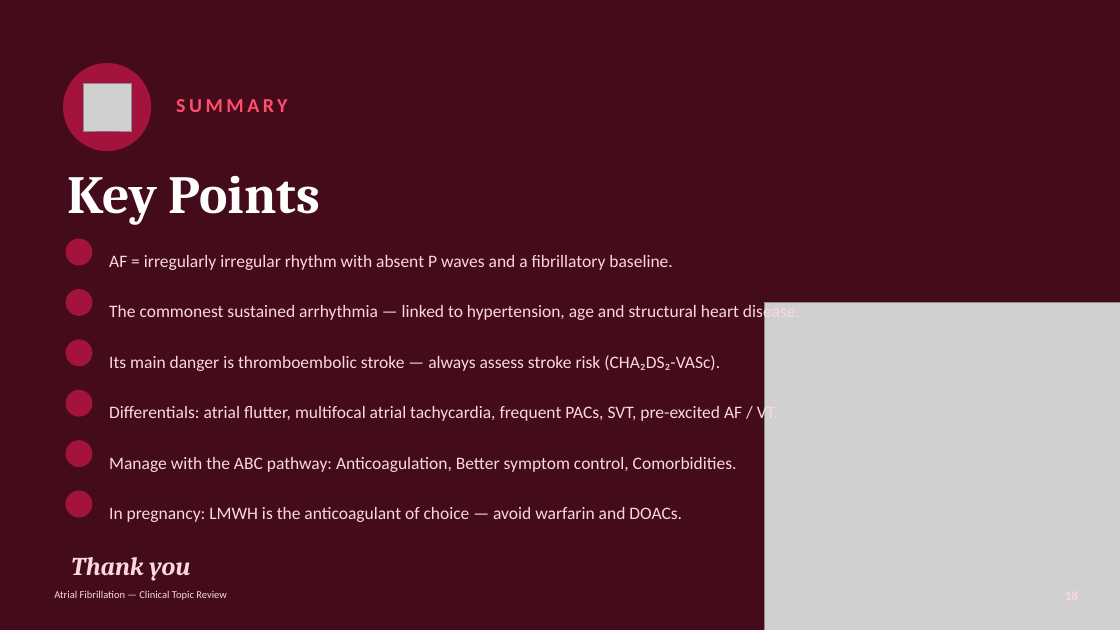
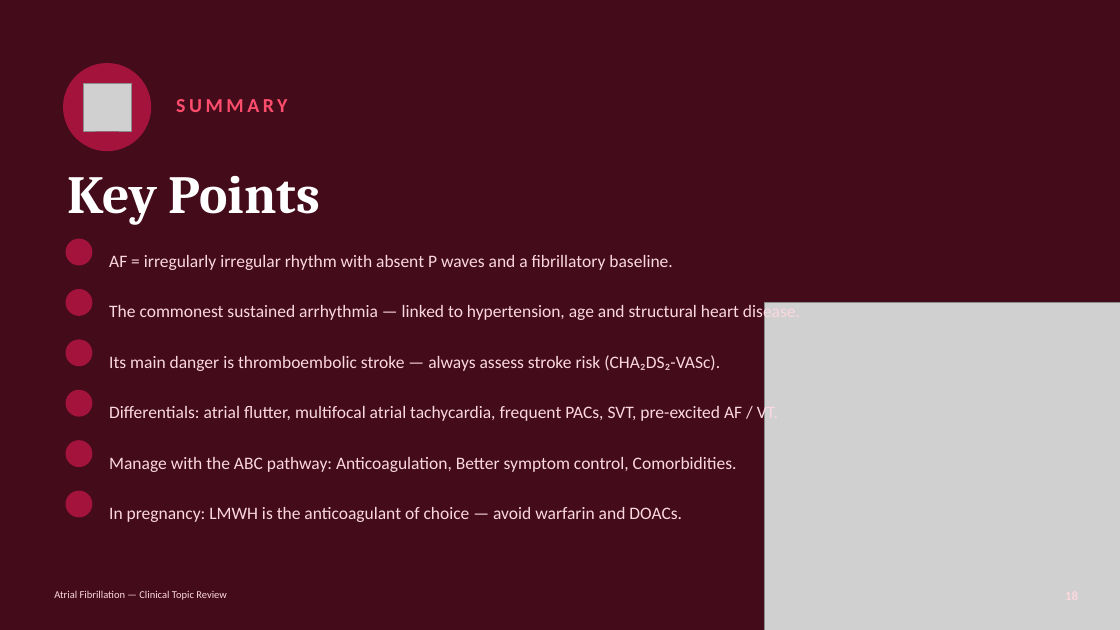
Before and after one commit to Waqar-msx9t/Waqar-msx9t.github.io, a slide deck: slide 18 of presentations/Atrial-Fibrillation-Topic-Review.pptx. Drawn at 1120x630 pixels with LibreOffice and Linux fonts; fonts in the diff are those of the drawing; grey boxes stand for pictures; background and template pictures are left out. Boxes give left, top, right and bottom in pixels: in the first picture for what was removed or moved away, otherwise in the second. Text is boxed around its words. In the diff, an @@ line names an element or a change of style, - is before the commit and + after.

```diff
--- a/presentations/Atrial-Fibrillation-Topic-Review.pptx
+++ b/presentations/Atrial-Fibrillation-Topic-Review.pptx
@@ text removed at [71, 557, 190, 581] @@
-Thank you
```
Also in this commit, not shown: 1 slide added, 1 other file.
